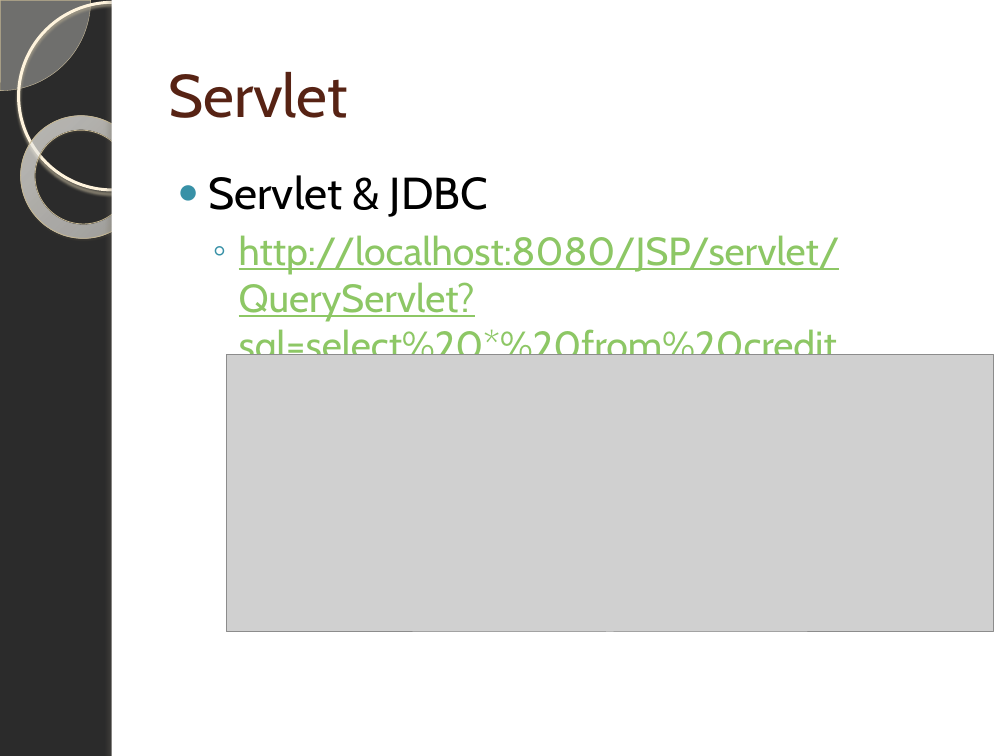
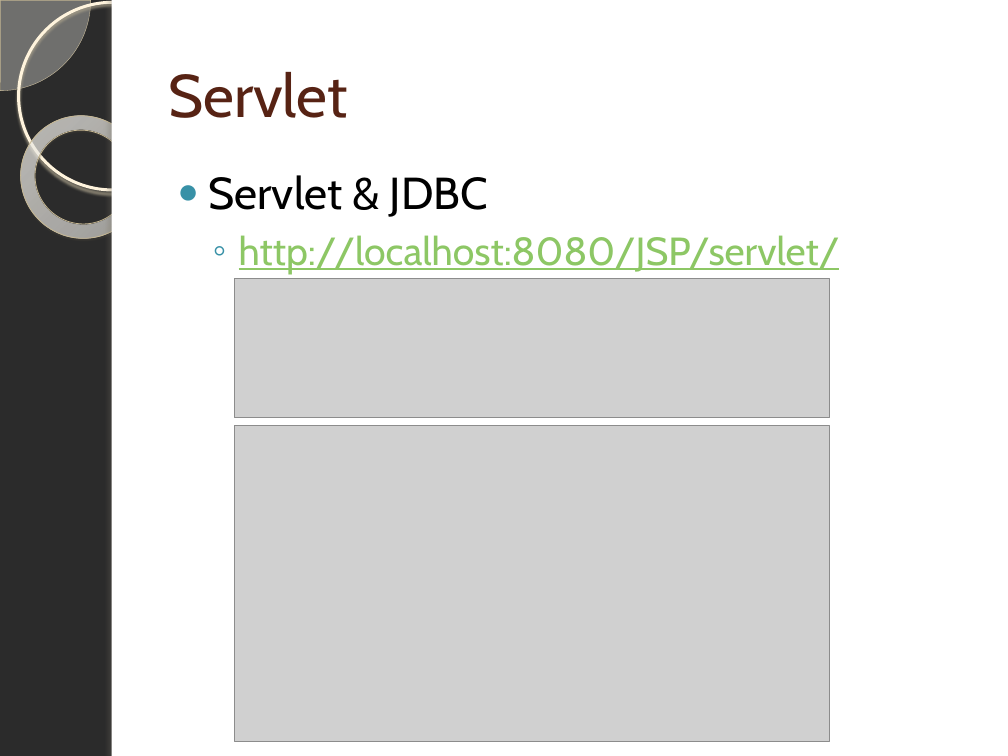
Before and after one commit to tassun/train-jsp, a slide deck: slide 48 of Introduction to JSP.pptx (slide 47 before the commit). Drawn at 1008x756 pixels with LibreOffice and Linux fonts; fonts in the diff are those of the drawing; grey boxes stand for pictures; background and template pictures are left out; a plain dark background stands for a picture behind light text. Boxes give left, top, right and bottom in pixels: in the first picture for what was removed or moved away, otherwise in the second. Text is boxed around its words. In the diff, an @@ line names an element or a change of style, - is before the commit and + after.

```diff
--- a/Introduction to JSP.pptx
+++ b/Introduction to JSP.pptx
@@ text at [239, 235, 840, 279]: text changed @@
-  ◦ http://localhost:8080/JSP/servlet/QueryServlet?sql=select%20*%20from%20credit
+  ◦ http://localhost:8080/JSP/servlet/QueryServlet
@@ picture added at [234, 278, 830, 417] @@
@@ picture removed at [226, 354, 993, 632] @@
@@ picture added at [234, 425, 830, 741] @@
```
Also in this commit, not shown: 4 other slides changed, 1 slide added, 4 other files.
